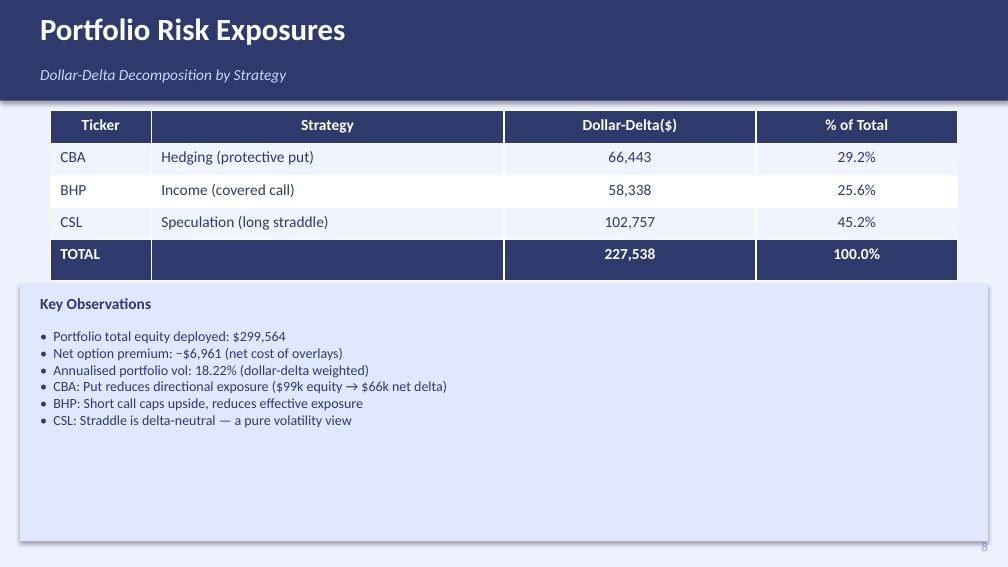
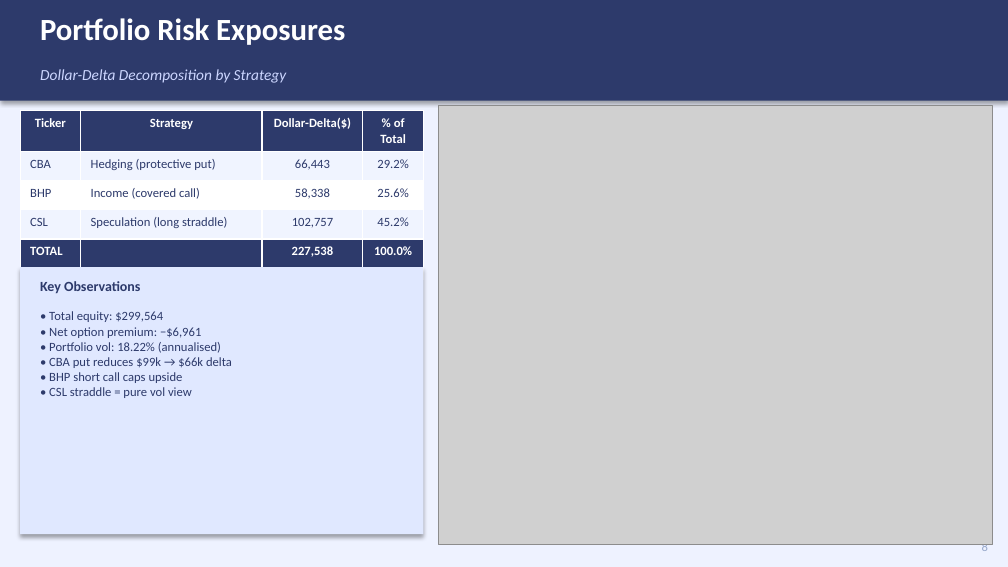
Before and after one commit to indigohill/FINM3422_A3_T7_G1_DP, a slide deck: slide 8 of docs/A3_Presentation.pptx. Drawn at 1008x567 pixels with LibreOffice and Linux fonts; fonts in the diff are those of the drawing; grey boxes stand for pictures. Boxes give left, top, right and bottom in pixels: in the first picture for what was removed or moved away, otherwise in the second. Text is boxed around its words. In the diff, an @@ line names an element or a change of style, - is before the commit and + after.

```diff
--- a/docs/A3_Presentation.pptx
+++ b/docs/A3_Presentation.pptx
@@ table at box(20, 111, 423, 261) @@
@@ size 11 to 9 pt @@
@@ table: place and size @@
-table at box(50, 111, 958, 272)
+table at box(20, 111, 423, 261)
@@ picture added at box(438, 106, 993, 544) @@
@@ rectangle: place and size @@
-rectangle at box(20, 284, 988, 541)
+rectangle at box(20, 267, 423, 534)
@@ text "Key Observations": place and size @@
-text "Key Observations" at box(40, 298, 151, 312)
+text "Key Observations" at box(40, 281, 140, 293)
@@ text "Key Observations" at box(40, 281, 140, 293): size 11 to 10 pt @@
@@ text at box(49, 311, 232, 398): text changed; size 10 to 9 pt @@
-• Portfolio total equity deployed: $299,564
-• Net option premium: −$6,961 (net cost of overlays)
-• Annualised portfolio vol: 18.22% (dollar-delta weighted)
-• CBA: Put reduces directional exposure ($99k equity → $66k net delta)
-• BHP: Short call caps upside, reduces effective exposure
-• CSL: Straddle is delta-neutral — a pure volatility view
+• Total equity: $299,564
+• Net option premium: −$6,961
+• Portfolio vol: 18.22% (annualised)
+• CBA put reduces $99k → $66k delta
+• BHP short call caps upside
+• CSL straddle = pure vol view
```
Also in this commit, not shown: 6 other slides changed, 1 other file.
